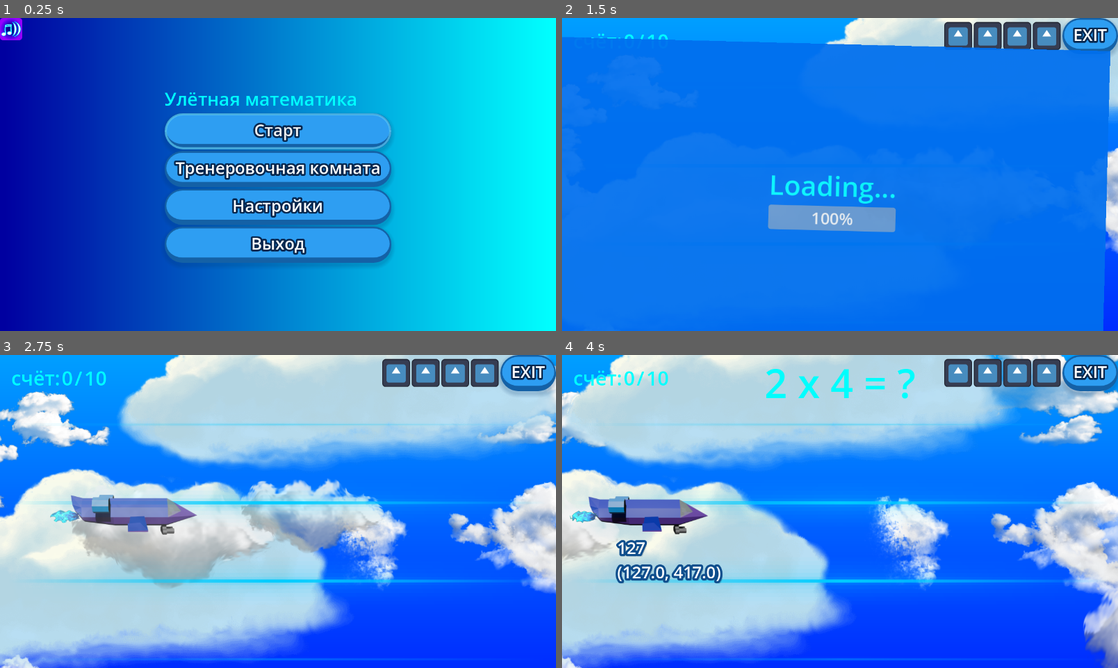
Above: before the commit, frames 1-4 (two rows, left to right).
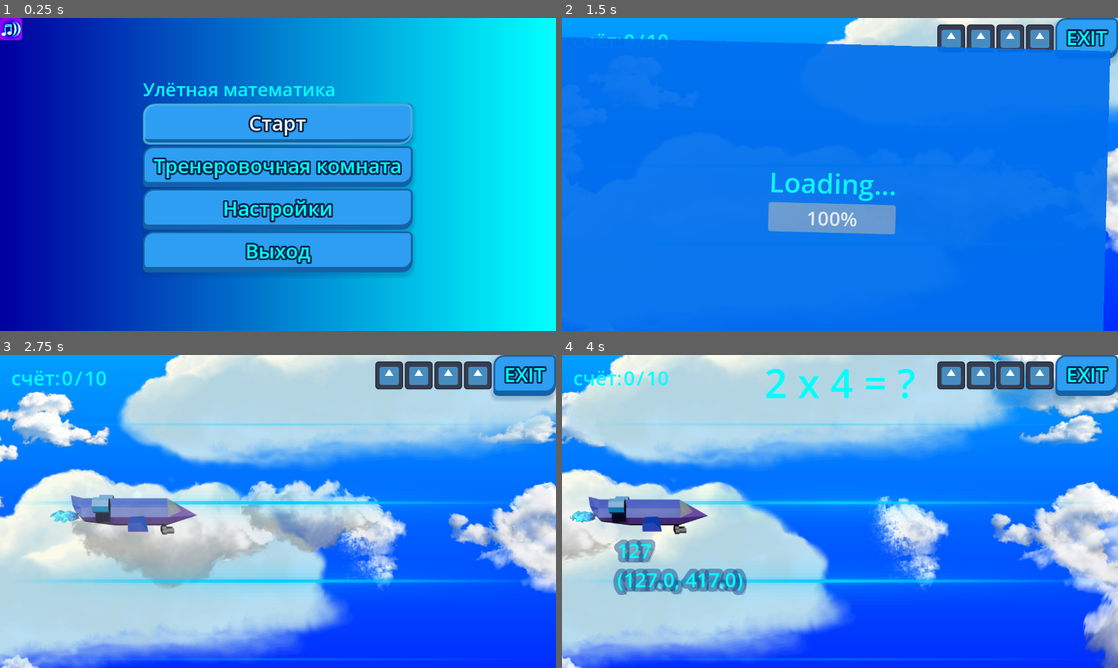
Above: after the commit, the same moments.

Repository: GGamezebo/quizmatik
Game: Godot game, scene res://main.tscn
Two runs of this game, one before a commit and one after it. Both use one fixed random seed, a clock stepped at 60 frames per second and the inputs below. The engine's default icon, where the game draws it, is replaced by a stand-in: a white triangle on a blue panel in a dark square.
Inputs:
- Up to frame 1 (0.25 s): no input
- Up to frame 2 (1.5 s): click "Старт" at 0.5 s; click "Level 1" at 1.25 s
- Up to frame 3 (2.75 s): tap Enter at 2 s; hold Right (ui_right) from 2.03 s (still down); tap Space (shoot) at 2.1 s
- Up to frame 4 (4 s): release Right (ui_right) at 2.78 s; hold Down (ui_down) 2.78-3.53 s; tap Tab at 2.85 s; hold Right (ui_right) from 3.53 s (still down); tap Space (shoot) at 3.6 s

The runs differ from the first frame. In frame 1, 15% of the frame differs, in the area x 25-75%, y 20-83%; in frame 2, 3.1%; in frame 3, 2.6%; in frame 4, 5.0%.

Commit message:
change new styles

Diff:
--- /dev/null
+++ b/core/theme/modern_sci_fi_1.tres
@@ -0,0 +1,87 @@
+[gd_resource type="Theme" format=3 uid="uid://dm2e4dtrnevyt"]
+
+[sub_resource type="StyleBoxEmpty" id="StyleBoxEmpty_flahr"]
+
+[sub_resource type="StyleBoxFlat" id="StyleBoxFlat_8c5np"]
+content_margin_left = 35.0
+content_margin_top = 16.0
+content_margin_right = 35.0
+content_margin_bottom = 24.0
+bg_color = Color(0, 0.75, 0.85, 0.5)
+skew = Vector2(0.1, 0)
+border_width_left = 4
+border_width_top = 4
+border_width_right = 4
+border_width_bottom = 12
+border_color = Color(1, 1, 1, 1)
+corner_radius_top_left = 16
+corner_radius_bottom_right = 16
+shadow_color = Color(0, 0.9490196, 1, 0.5)
+shadow_size = 15
+shadow_offset = Vector2(0, 4)
+
+[sub_resource type="StyleBoxFlat" id="StyleBoxFlat_7g6ul"]
+content_margin_left = 35.0
+content_margin_top = 16.0
+content_margin_right = 35.0
+content_margin_bottom = 24.0
+bg_color = Color(0.08, 0.25, 0.45, 0.8)
+skew = Vector2(0.1, 0)
+border_width_left = 4
+border_width_top = 4
+border_width_right = 4
+border_width_bottom = 12
+border_color = Color(0, 0.9490196, 1, 1)
+corner_radius_top_left = 16
+corner_radius_bottom_right = 16
+shadow_color = Color(0, 0.5, 0.6, 0.2)
+shadow_size = 8
+shadow_offset = Vector2(0, 6)
+
+[sub_resource type="StyleBoxFlat" id="StyleBoxFlat_pressed"]
+content_margin_left = 35.0
+content_margin_top = 22.0
+content_margin_right = 35.0
+content_margin_bottom = 18.0
+bg_color = Color(0.05, 0.18, 0.35, 0.9)
+skew = Vector2(0.1, 0)
+border_width_left = 4
+border_width_top = 10
+border_width_right = 4
+border_width_bottom = 4
+border_color = Color(0, 0.7, 0.8, 1)
+corner_radius_top_left = 16
+corner_radius_bottom_right = 16
+
+[sub_resource type="StyleBoxFlat" id="StyleBoxFlat_570a4"]
+bg_color = Color(0.05, 0.1, 0.2, 0.8)
+border_width_left = 2
+border_width_top = 2
+border_width_right = 2
+border_width_bottom = 2
+border_color = Color(0, 0.9490196, 1, 0.3)
+corner_radius_top_left = 6
+corner_radius_top_right = 6
+corner_radius_bottom_right = 6
+corner_radius_bottom_left = 6
+
+[sub_resource type="StyleBoxFlat" id="StyleBoxFlat_c6uau"]
+bg_color = Color(0, 0.9490196, 1, 1)
+corner_radius_top_left = 4
+corner_radius_top_right = 4
+corner_radius_bottom_right = 4
+corner_radius_bottom_left = 4
+shadow_color = Color(0, 0.9490196, 1, 0.6)
+shadow_size = 10
+
+[resource]
+default_font_size = 42
+Button/colors/font_color = Color(1, 1, 1, 1)
+Button/colors/font_outline_color = Color(0.02, 0.08, 0.18, 1)
+Button/constants/outline_size = 16
+Button/styles/focus = SubResource("StyleBoxEmpty_flahr")
+Button/styles/hover = SubResource("StyleBoxFlat_8c5np")
+Button/styles/normal = SubResource("StyleBoxFlat_7g6ul")
+Button/styles/pressed = SubResource("StyleBoxFlat_pressed")
+ProgressBar/styles/background = SubResource("StyleBoxFlat_570a4")
+ProgressBar/styles/fill = SubResource("StyleBoxFlat_c6uau")
--- /dev/null
+++ b/core/theme/style.tres
@@ -0,0 +1,102 @@
+[gd_resource type="Theme" format=3 uid="uid://bwi5l0b7v2vm4"]
+
+[sub_resource type="StyleBoxFlat" id="StyleBoxFlat_focus"]
+draw_center = false
+border_width_left = 5
+border_width_top = 5
+border_width_right = 5
+border_width_bottom = 5
+border_color = Color(0.4, 0.85, 1, 0.6)
+corner_radius_top_left = 28
+corner_radius_top_right = 14
+corner_radius_bottom_right = 28
+corner_radius_bottom_left = 14
+
+[sub_resource type="StyleBoxFlat" id="StyleBoxFlat_hover"]
+content_margin_left = 25.0
+content_margin_top = 12.0
+content_margin_right = 25.0
+content_margin_bottom = 18.0
+bg_color = Color(0.3, 0.73, 1, 1)
+border_width_left = 4
+border_width_top = 4
+border_width_right = 4
+border_width_bottom = 12
+border_color = Color(0.12, 0.48, 0.78, 1)
+corner_radius_top_left = 24
+corner_radius_top_right = 10
+corner_radius_bottom_right = 24
+corner_radius_bottom_left = 10
+shadow_color = Color(0.3, 0.8, 1, 0.4)
+shadow_size = 15
+
+[sub_resource type="StyleBoxFlat" id="StyleBoxFlat_normal"]
+content_margin_left = 25.0
+content_margin_top = 12.0
+content_margin_right = 25.0
+content_margin_bottom = 18.0
+bg_color = Color(0.18, 0.62, 0.95, 1)
+border_width_left = 4
+border_width_top = 4
+border_width_right = 4
+border_width_bottom = 12
+border_color = Color(0.08, 0.38, 0.65, 1)
+corner_radius_top_left = 24
+corner_radius_top_right = 10
+corner_radius_bottom_right = 24
+corner_radius_bottom_left = 10
+shadow_color = Color(0, 0.2, 0.4, 0.2)
+shadow_size = 10
+shadow_offset = Vector2(0, 6)
+
+[sub_resource type="StyleBoxFlat" id="StyleBoxFlat_pressed"]
+content_margin_left = 25.0
+content_margin_top = 18.0
+content_margin_right = 25.0
+content_margin_bottom = 12.0
+bg_color = Color(0.1, 0.45, 0.75, 1)
+border_width_left = 4
+border_width_top = 12
+border_width_right = 4
+border_width_bottom = 4
+border_color = Color(0.05, 0.25, 0.48, 1)
+corner_radius_top_left = 24
+corner_radius_top_right = 10
+corner_radius_bottom_right = 24
+corner_radius_bottom_left = 10
+
+[sub_resource type="StyleBoxFlat" id="StyleBoxFlat_panel"]
+bg_color = Color(0.92, 0.97, 1, 0.95)
+border_width_left = 8
+border_width_top = 8
+border_width_right = 8
+border_width_bottom = 8
+border_color = Color(0.2, 0.65, 0.98, 1)
+corner_radius_top_left = 45
+corner_radius_top_right = 15
+corner_radius_bottom_right = 45
+corner_radius_bottom_left = 15
+shadow_color = Color(0, 0.2, 0.4, 0.1)
+shadow_size = 25
+
+[sub_resource type="SystemFont" id="SystemFont_e7xkf"]
+font_names = PackedStringArray("Impact")
+multichannel_signed_distance_field = true
+
+[resource]
+default_font = SubResource("SystemFont_e7xkf")
+default_font_size = 46
+Button/colors/font_color = Color(0, 18.892157, 18.892157, 1)
+Button/colors/font_outline_color = Color(0.02, 0.15, 0.3, 1)
+Button/constants/outline_size = 16
+Button/styles/focus = SubResource("StyleBoxFlat_focus")
+Button/styles/hover = SubResource("StyleBoxFlat_hover")
+Button/styles/normal = SubResource("StyleBoxFlat_normal")
+Button/styles/pressed = SubResource("StyleBoxFlat_pressed")
+Label/colors/font_color = Color(0, 1, 1, 1)
+Label/colors/font_outline_color = Color(0.050980393, 0.29803923, 0.54901963, 0.4862745)
+Label/colors/font_shadow_color = Color(0, 0, 0, 0.15)
+Label/constants/outline_size = 42
+Label/constants/shadow_offset_x = 10
+Label/constants/shadow_offset_y = 10
+PanelContainer/styles/panel = SubResource("StyleBoxFlat_panel")
--- a/project.godot
+++ b/project.godot
@@ -42,7 +42,7 @@
 
 [gui]
 
-theme/custom="uid://c8ypt8n6u1p2k"
+theme/custom="uid://bwi5l0b7v2vm4"
 
 [input]
 
Renamed: core/theme/modern_sci_fi.tres -> core/theme/cut_the_rope.tres
Binary file removed: core/theme/main_font.ttf
Not shown, removed: core/theme/main_font.ttf.import
